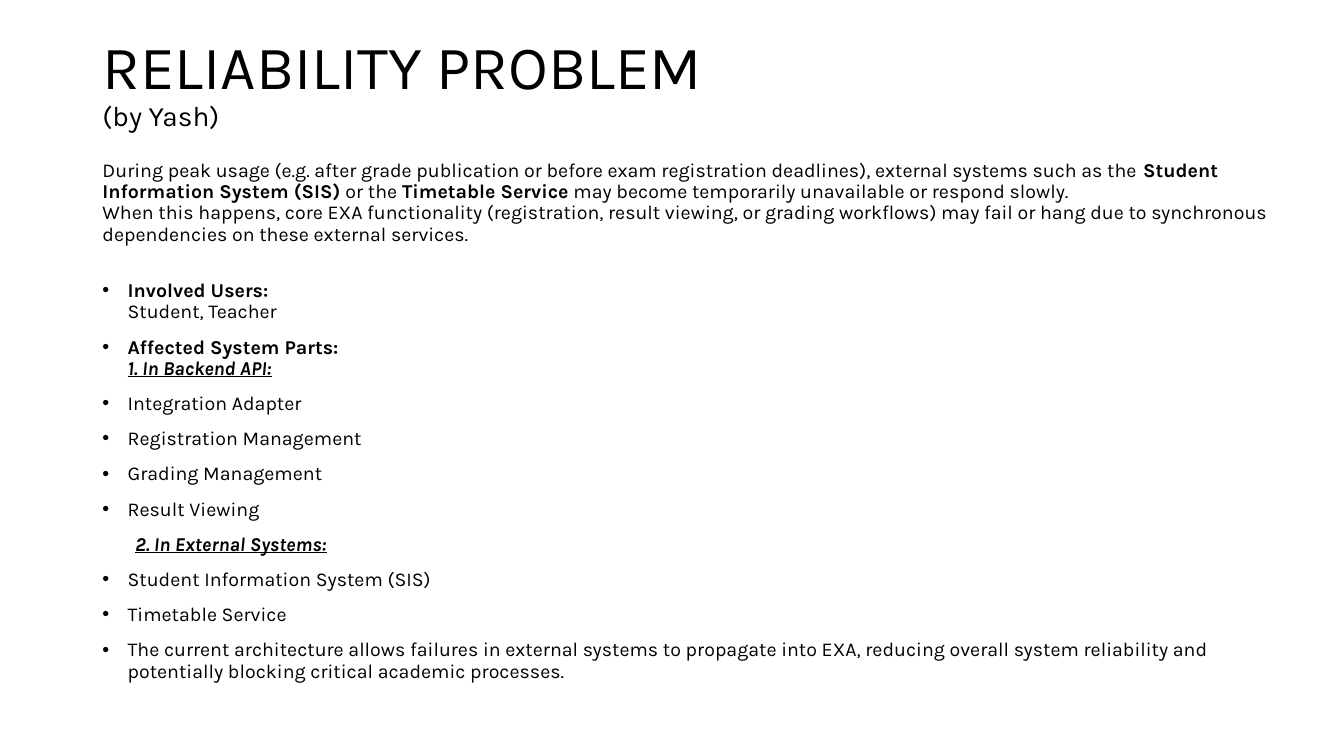
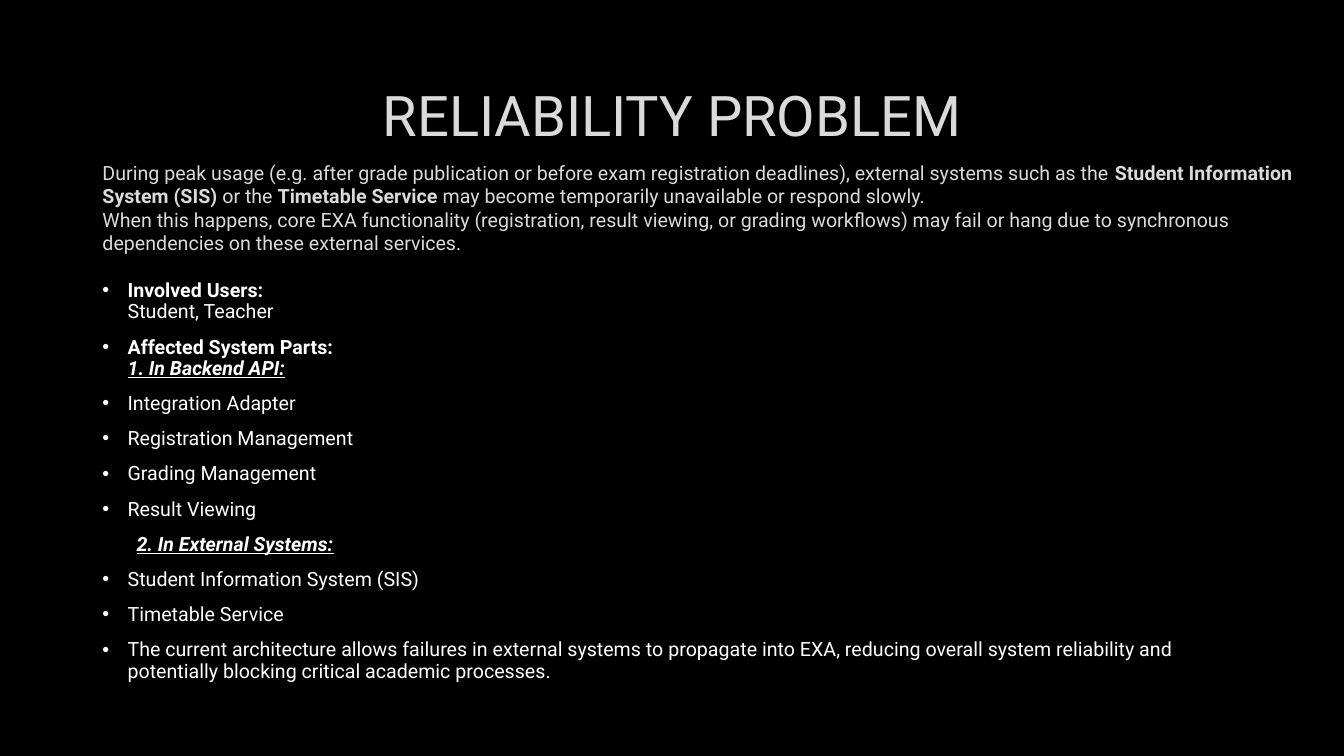
Before and after one commit to mayembe-martin/software_architecture_schedules, a slide deck: slide 18 of M2/Presentation_Qualities.pptx (slide 16 before the commit). Drawn at 1344x756 pixels with LibreOffice and Linux fonts; fonts in the diff are those of the drawing; background and template pictures are left out. Boxes give left, top, right and bottom in pixels: in the first picture for what was removed or moved away, otherwise in the second. Text is boxed around its words. In the diff, an @@ line names an element or a change of style, - is before the commit and + after.

```diff
--- a/M2/Presentation_Qualities.pptx
+++ b/M2/Presentation_Qualities.pptx
@@ background #FFFFFF to picture (left out) @@
@@ title at [383, 95, 961, 137]: text changed; size 44 to 40 pt; font Karla to Roboto; text colour #000000 to #DADADA @@
-RELIABILITY PROBLEM
-(by Yash)
+RELIABILITY PROBLEM
@@ text "During peak usage (e.g. after ..." at [102, 164, 1292, 254]: font Karla to Roboto, text colour #000000 to #DADADA, letter outline none to #404040 0.75 pt; line spacing 0.9 to 1; less space between paragraphs @@
@@ text "Involved Users: Student, Teacher" at [128, 282, 1172, 683]: font Karla to Roboto, text colour #000000 to #FFFFFF @@
```
Also in this commit, not shown: 18 other slides changed, 4 slides added, 1 slide removed.
